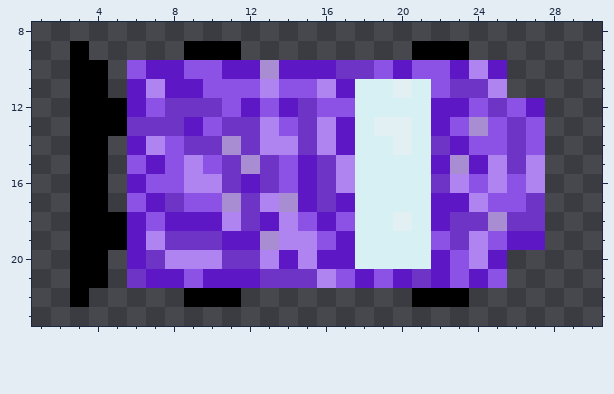
Pixel-art sprite, stored at src/Thanos.png. This is how it looked before the edit.
The file is 32x32 pixels. Shown: x 1..30, y 8..23. The old version is drawn lined up with the new one.
Once edited:
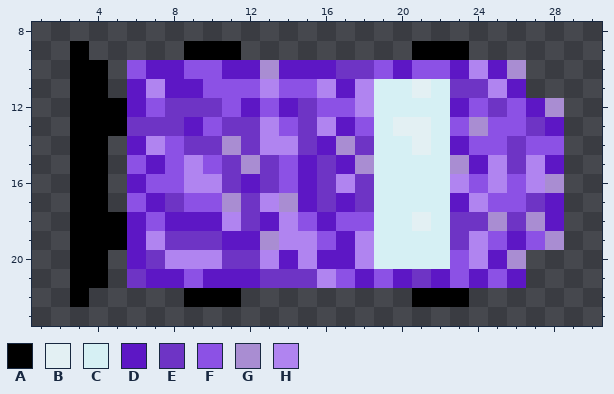
Palette (. is transparent): A #000000  B #e3f0f3  C #d6f0f4  D #5d17c5  E #6e34c5  F #8c51e5  G #a98dd2  H #b084f0
The exact change:
whole drawing moved by -1,-3 (the old picture is shown already moved)
Colour B replaces colour C in row 11 at x 21; in rows 13 to 14 at x 21; in row 18 at x 21.
Colour C replaces colour B in row 11 at x 20; in row 13 at x 19; in row 14 at x 20; in row 18 at x 20.
Colour C replaces colour D in rows 12 to 13 at x 22; in row 15 at x 22; in rows 17 to 18 at x 22; in row 20 at x 22.
Colour C replaces colour E in row 14 at x 22; in row 16 at x 22.
Colour C replaces colour F in row 11 at x 22; in row 19 at x 22.
Colour D is added in row 11 at x 26; in row 13 at x 28; in row 15 at x 28; in rows 17 to 18 at x 28; in row 21 at x 26.
Colour D replaces colour H in row 14 at x 16; in row 15 at x 17.
Colour E replaces colour C in row 14 at x 18; in rows 16 to 17 at x 18.
Colour E replaces colour F in row 13 at x 27.
Colour F is added in row 14 at x 28.
Colour F replaces colour C in row 13 at x 18; in row 18 at x 18.
Colour F replaces colour D in row 19 at x 27.
Colour F replaces colour E in row 13 at x 26.
Colour G is added in row 10 at x 26; in row 12 at x 28; in row 16 at x 28; in row 19 at x 28; in row 20 at x 26.
Colour G replaces colour C in row 15 at x 18.
Colour G replaces colour D in row 14 at x 17.
Colour G replaces colour E in row 18 at x 27.
Colour H replaces colour C in rows 11 to 12 at x 18; in rows 19 to 20 at x 18.
Boxes around the changes in both pictures, in picture pixels (x1, y1, x2, y2):
changed: (317, 60, 564, 288)
